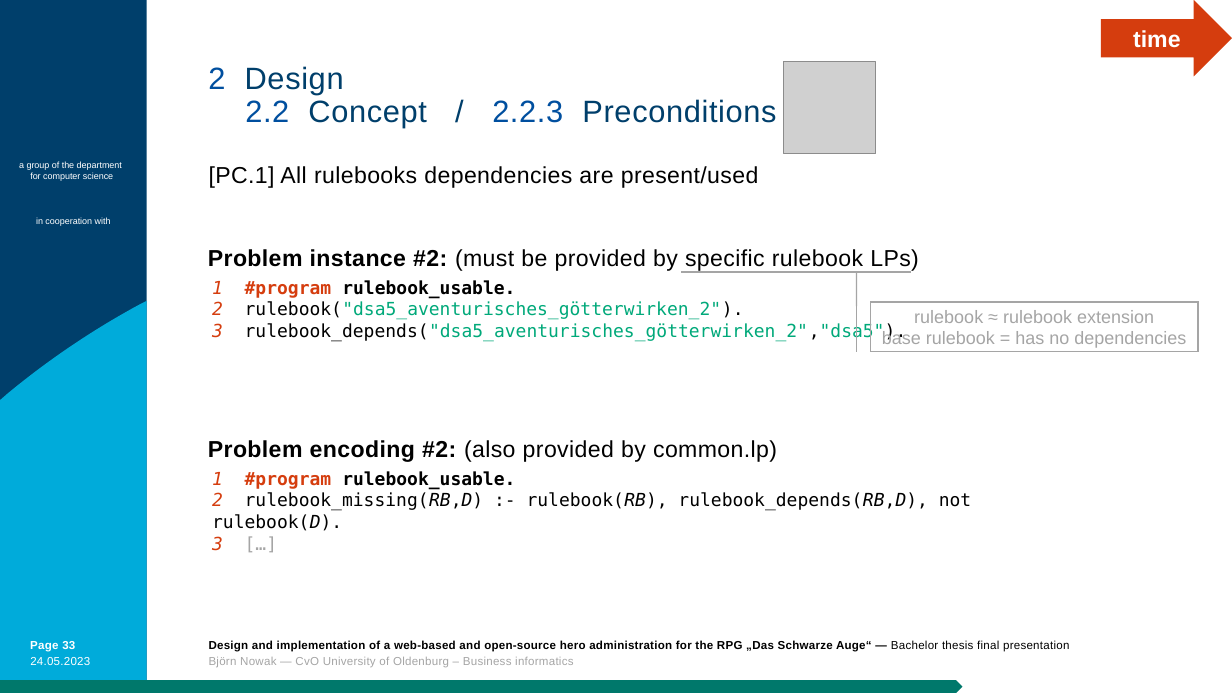
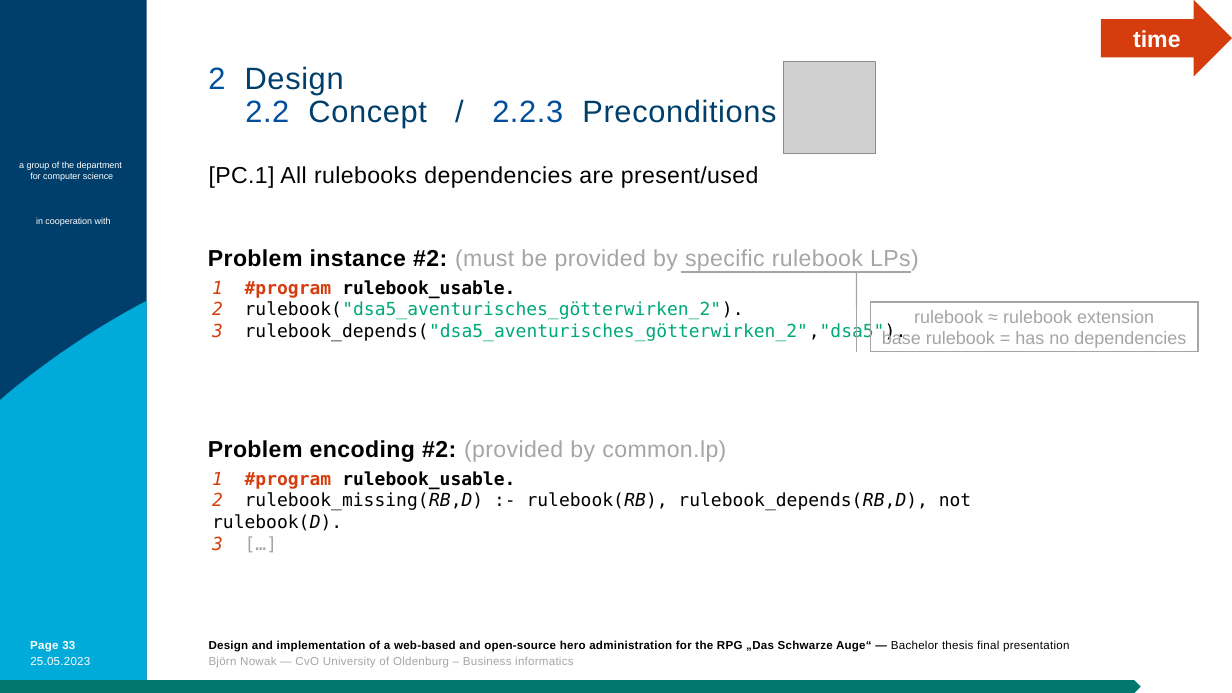
Before and after one commit to bjoern-nowak/bachelorthesis, a slide deck: slide 33 of presentation/BA_Nowak_AP.pptx. Drawn at 1232x693 pixels with LibreOffice and Linux fonts; fonts in the diff are those of the drawing; grey boxes stand for pictures; background and template pictures are left out. Boxes give left, top, right and bottom in pixels: in the first picture for what was removed or moved away, otherwise in the second. Text is boxed around its words. In the diff, an @@ line names an element or a change of style, - is before the commit and + after.

```diff
--- a/presentation/BA_Nowak_AP.pptx
+++ b/presentation/BA_Nowak_AP.pptx
@@ text at (208, 249, 919, 271): text colour #000000 to #A5A5A5 in "(must be provided by specific rulebook LPs)" @@
@@ text at (208, 440, 726, 462): text changed; text colour #000000 to #A5A5A5 @@
-Problem encoding #2: (also provided by common.lp)
+Problem encoding #2: (provided by common.lp)
@@ text at (30, 657, 90, 665): text changed @@
-24.05.2023
+25.05.2023
@@ pentagon arrow: place and size @@
-pentagon arrow at (0, 680, 963, 693)
+pentagon arrow at (0, 680, 1141, 693)
```
Also in this commit, not shown: 40 other slides changed, 2 other files.
